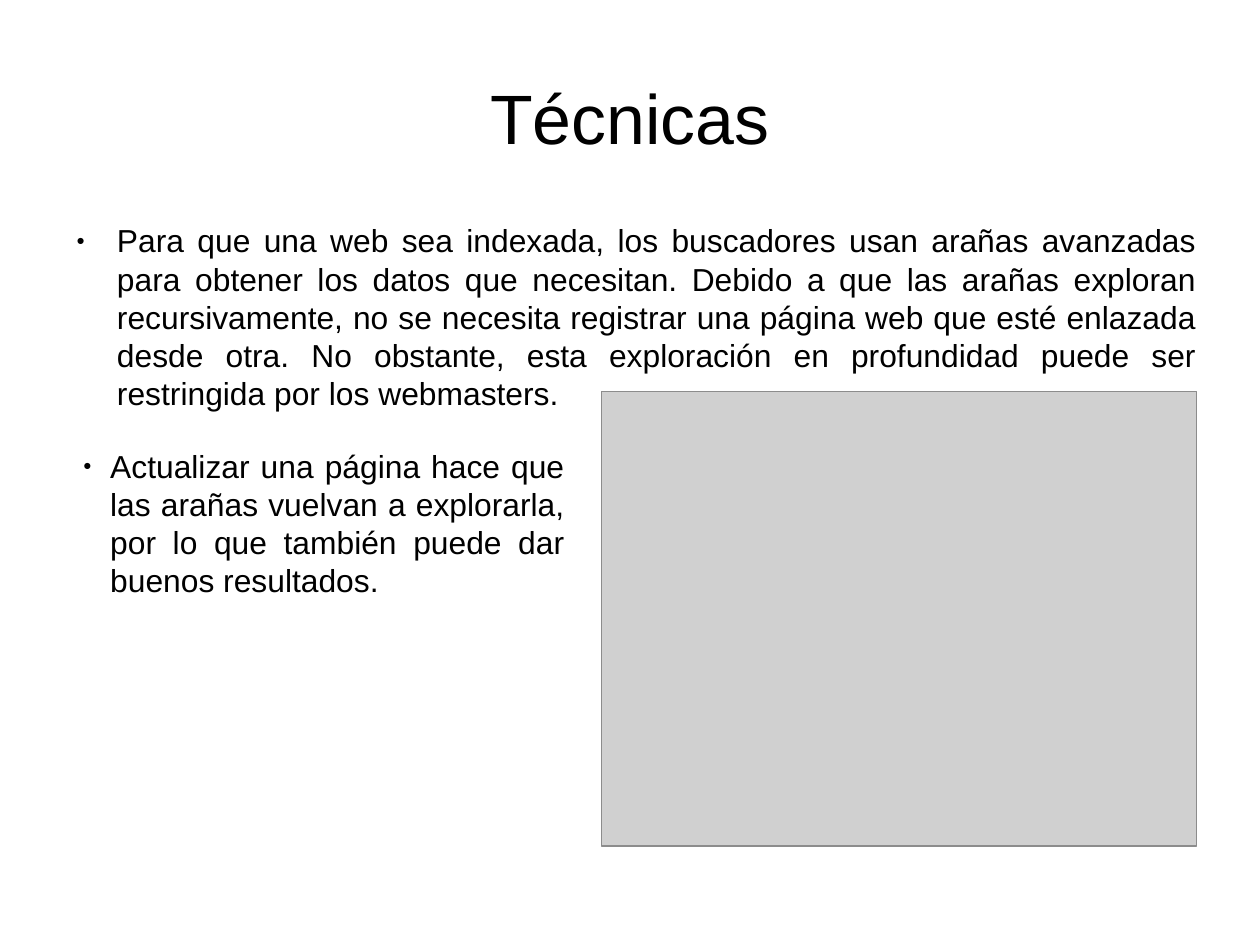
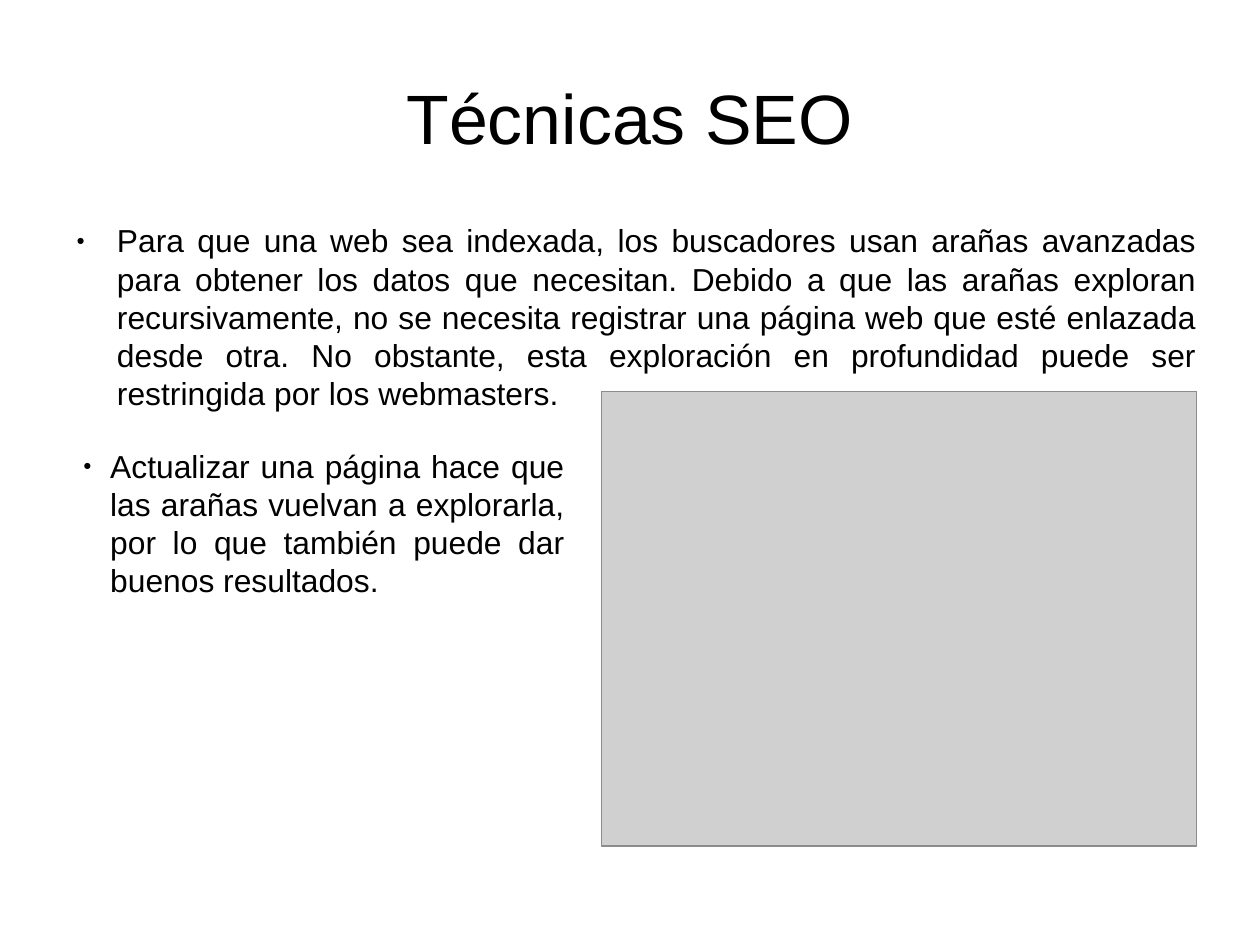
Before and after one commit to Lothar94/Recuperacion_Informacion, a slide deck: slide 6 of Practica 1/PresentaciónPB.odp. Drawn at 1260x945 pixels with LibreOffice and Linux fonts; fonts in the diff are those of the drawing; grey boxes stand for pictures. Boxes give left, top, right and bottom in pixels: in the first picture for what was removed or moved away, otherwise in the second. Text is boxed around its words. In the diff, an @@ line names an element or a change of style, - is before the commit and + after.

```diff
--- a/Practica 1/PresentaciónPB.odp
+++ b/Practica 1/PresentaciónPB.odp
@@ title at [407, 92, 852, 145]: text changed @@
-Técnicas
+Técnicas SEO
```
Also in this commit, not shown: 2 other slides changed, 1 other file.
